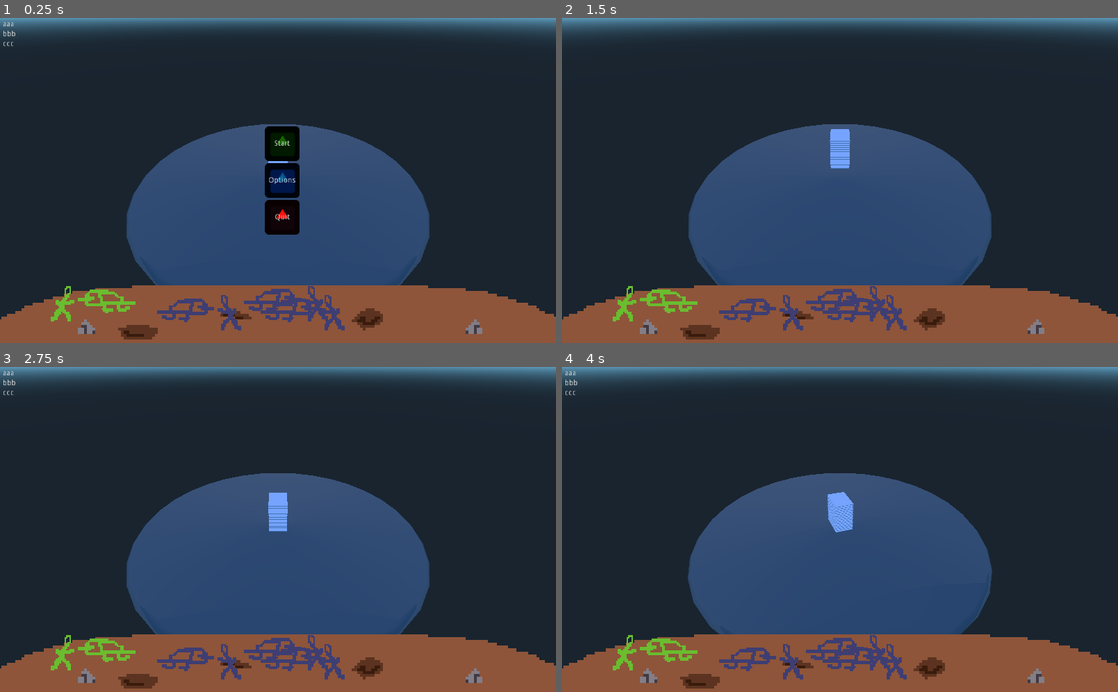
Above: before the commit, frames 1-4 (two rows, left to right).
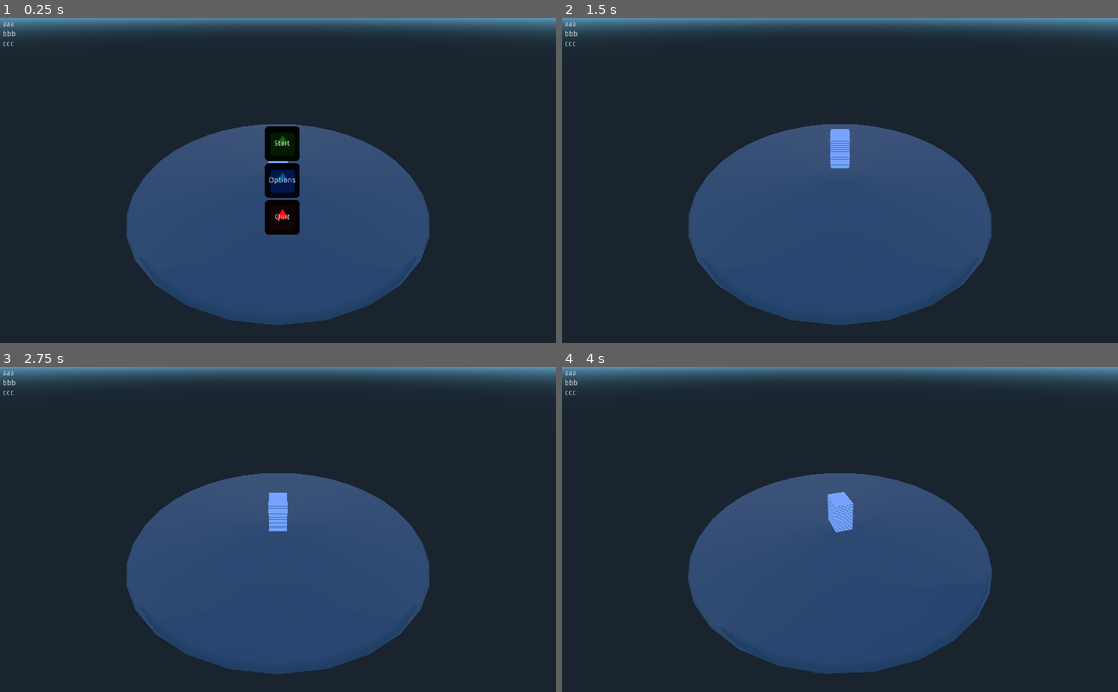
Above: after the commit, the same moments.

Repository: The-Godot-Jamers/LD41-Godot
Game: Godot game, scene res://objects/main.tscn
Two runs of this game, one before a commit and one after it. Both use one fixed random seed, a clock stepped at 60 frames per second and the inputs below. The engine's default icon, where the game draws it, is replaced by a stand-in: a white triangle on a blue panel in a dark square.
Inputs (mouse positions are in pixels of both pictures, inside the frame that each line leads up to):
- Up to frame 1 (0.25 s): no input
- Up to frame 2 (1.5 s): click (845, 144) at 0.5 s; tap Enter (ui_accept) at 1.25 s; tap 1 (1) at 1.35 s
- Up to frame 3 (2.75 s): tap Enter (ui_accept) at 1.52, 1.55, 1.82, 2.1, 2.27, 2.57 s; tap 1 (1) at 2.3 s
- Up to frame 4 (4 s): tap Enter (ui_accept) at 2.75, 3.05, 3.5, 3.77 s; tap 1 (1) at 2.85, 3.8 s; tap Left (cam_rotate_left) at 3.6 s

The runs differ from the first frame. In frame 1, 15% of the frame differs, in the area x 0-100%, y 82-100%; in frame 2, 15%, in the area x 0-100%, y 1-100%; in frame 3, 15%; in frame 4, 15%.
Error after the commit: Attempt to call function 'spawn_targets' in base 'null instance' on a null instance. (res://objects/menu.gd:11)

Commit message:
better spawn and menu

Diff:
--- a/2d.gd
+++ b/2d.gd
@@ -8,7 +8,6 @@
 func _ready():
 	# connet to right signal
 	spawn_area.hide()
-	spawn_targets(targets)
 
 func _on_card_shoot(index, hit):
 	$AnimationPlayer.play("shoot")
@@ -18,15 +17,14 @@
 	return int(rand_range(start, spawn_area.polygon.size()))
 
 func spawn_targets(number):
-	var prev_id_pos = 0
 	for i in range(0, number):
 		prints("make target number", i)
-		var pos_id = random_pos_in_spawn_area(prev_id_pos)
-		prev_id_pos = pos_id
+		var pos_id = random_pos_in_spawn_area()
 		prints("target", i, "on pos", spawn_area.polygon[pos_id])
 
 		var target = target_tscn.instance()
 		target.id = i
-		target.position = spawn_area.global_position + spawn_area.polygon[pos_id]
+		target.position = spawn_area.global_position
+		target.position += spawn_area.polygon[pos_id]
 		print(spawn_area.position)
 		add_child(target)
--- a/2d.tscn
+++ b/2d.tscn
@@ -51,6 +51,8 @@
 
 [node name="Node2D" type="Node2D" parent="." index="0"]
 
+visible = false
+
 [node name="Ground" type="Sprite" parent="Node2D" index="0"]
 
 position = Vector2( 516.247, 546.067 )
--- a/objects/main.tscn
+++ b/objects/main.tscn
@@ -1,13 +1,12 @@
-[gd_scene load_steps=7 format=2]
+[gd_scene load_steps=6 format=2]
 
 [ext_resource path="res://objects/main.gd" type="Script" id=1]
 [ext_resource path="res://2d.tscn" type="PackedScene" id=2]
 [ext_resource path="res://3d.tscn" type="PackedScene" id=3]
-[ext_resource path="res://objects/ui.gd" type="Script" id=4]
-[ext_resource path="res://objects/menu.tscn" type="PackedScene" id=5]
-[ext_resource path="res://objects/debug.tscn" type="PackedScene" id=6]
+[ext_resource path="res://objects/menu.tscn" type="PackedScene" id=4]
+[ext_resource path="res://objects/debug.tscn" type="PackedScene" id=5]
 
-[node name="main" type="Node"]
+[node name="main" type="Node" index="0"]
 
 script = ExtResource( 1 )
 
@@ -17,9 +16,7 @@
 
 [node name="ui" type="Node" parent="." index="2"]
 
-script = ExtResource( 4 )
-
-[node name="menu" parent="ui" index="0" instance=ExtResource( 5 )]
+[node name="menu" parent="ui" index="0" instance=ExtResource( 4 )]
 
 editor/display_folded = true
 
--- a/objects/menu.gd
+++ b/objects/menu.gd
@@ -8,7 +8,8 @@
 
 func _on_start():
 	get_parent().get_parent().hide()
-	# add stuff to active 2d scene
+	get_node("2d").spawn_targets(30)
+	get_node("2d/Node2d").show()
 
 func _on_options():
 	pass
--- a/objects/target.gd
+++ b/objects/target.gd
@@ -4,7 +4,7 @@
 
 func _ready():
 	# connet to right signal
-	# $AnimationPlayer.play("moving")
+	$AnimationPlayer.play("walk")
 	pass
 
 func _on_card_shoot(index, hit):
--- a/objects/target.tscn
+++ b/objects/target.tscn
@@ -65,35 +65,47 @@
 "values": [ 0.0, 0.0, 0.0 ]
 }
 
-[sub_resource type="Animation" id=3]
+[sub_resource type="Animation" id=6]
 
-resource_name = "moving"
-length = 1.0
+resource_name = "walk"
+length = 2.0
 loop = true
 step = 0.1
 tracks/0/type = "value"
-tracks/0/path = NodePath(".:position")
+tracks/0/path = NodePath("AnimatedSprite:position")
 tracks/0/interp = 1
 tracks/0/loop_wrap = true
 tracks/0/imported = false
 tracks/0/enabled = true
 tracks/0/keys = {
-"times": PoolRealArray( 0, 0.5 ),
-"transitions": PoolRealArray( 1, 1 ),
+"times": PoolRealArray( 0, 0.5, 2 ),
+"transitions": PoolRealArray( 1, 1, 1 ),
 "update": 0,
-"values": [ Vector2( 54.4249, 2.43912 ), Vector2( -0.899361, 2.11558 ) ]
+"values": [ Vector2( 0.323532, -16.8237 ), Vector2( -158.676, -16.8237 ), Vector2( 0.323532, -16.8237 ) ]
 }
 tracks/1/type = "value"
-tracks/1/path = NodePath(".:rotation_degrees")
+tracks/1/path = NodePath("AnimatedSprite:rotation_degrees")
 tracks/1/interp = 1
 tracks/1/loop_wrap = true
 tracks/1/imported = false
 tracks/1/enabled = true
 tracks/1/keys = {
-"times": PoolRealArray( 0, 0.5 ),
-"transitions": PoolRealArray( 1, 1 ),
+"times": PoolRealArray( 0, 0.5, 2 ),
+"transitions": PoolRealArray( 1, 1, 1 ),
 "update": 0,
-"values": [ 0.0, 0.0 ]
+"values": [ 0.0, 0.0, 0.0 ]
+}
+tracks/2/type = "value"
+tracks/2/path = NodePath("AnimatedSprite:scale")
+tracks/2/interp = 1
+tracks/2/loop_wrap = true
+tracks/2/imported = false
+tracks/2/enabled = true
+tracks/2/keys = {
+"times": PoolRealArray( 0, 0.5, 2 ),
+"transitions": PoolRealArray( 1, 1, 1 ),
+"update": 1,
+"values": [ Vector2( 3.10769, 3.10769 ), Vector2( -3.10769, 3.10769 ), Vector2( 3.10769, 3.10769 ) ]
 }
 
 [sub_resource type="SpriteFrames" id=4]
@@ -120,7 +132,7 @@
 playback_speed = 1.0
 anims/death = SubResource( 1 )
 anims/miss = SubResource( 5 )
-anims/moving = SubResource( 3 )
+anims/walk = SubResource( 6 )
 next/miss = "moving"
 blend_times = [  ]
 
@@ -132,3 +144,13 @@
 animation = "default"
 offset = Vector2( -17.1487, 1.61696 )
 _sections_unfolded = [ "Transform" ]
+
+[node name="AnimatedSprite2" type="AnimatedSprite" parent="AnimatedSprite" index="0"]
+
+modulate = Color( 0.0078125, 0.00177002, 0.00177002, 0.469608 )
+show_behind_parent = true
+position = Vector2( 0.632292, 1.44233 )
+frames = SubResource( 4 )
+animation = "default"
+offset = Vector2( -17.1487, 1.61696 )
+_sections_unfolded = [ "Transform", "Visibility" ]
Not shown: 1 places in objects/main.tscn that only renumber resources
